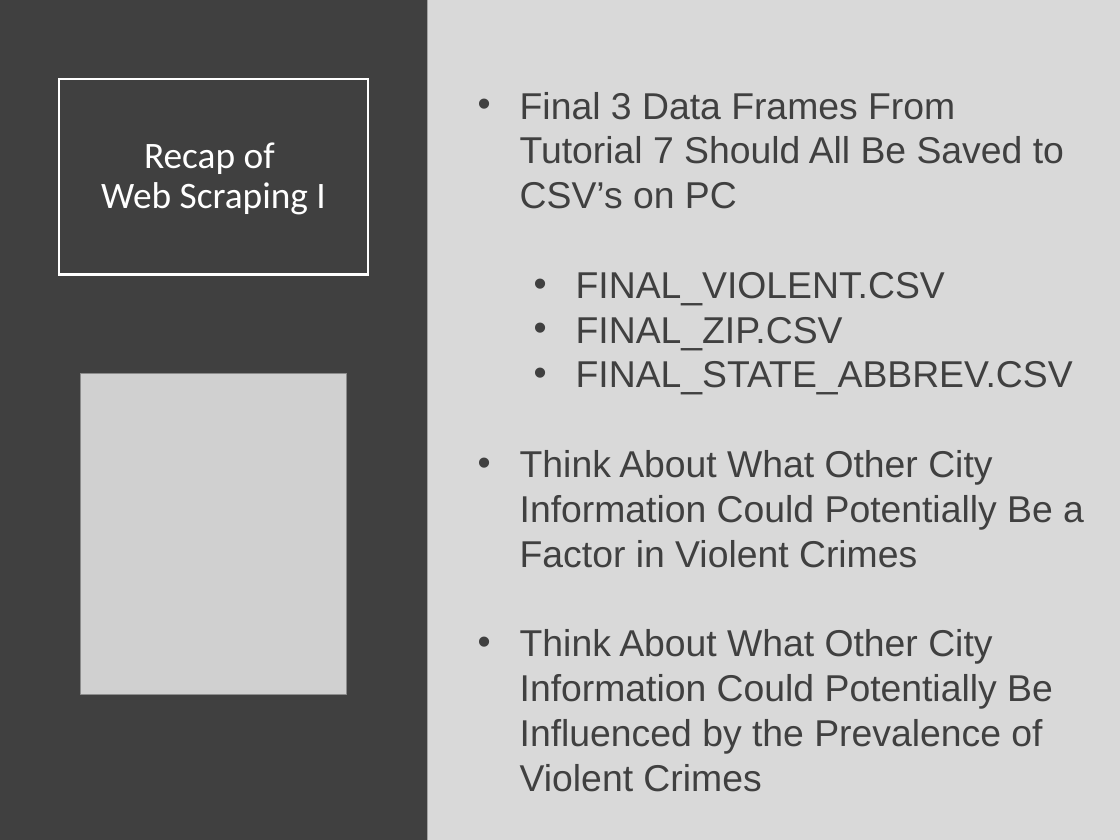
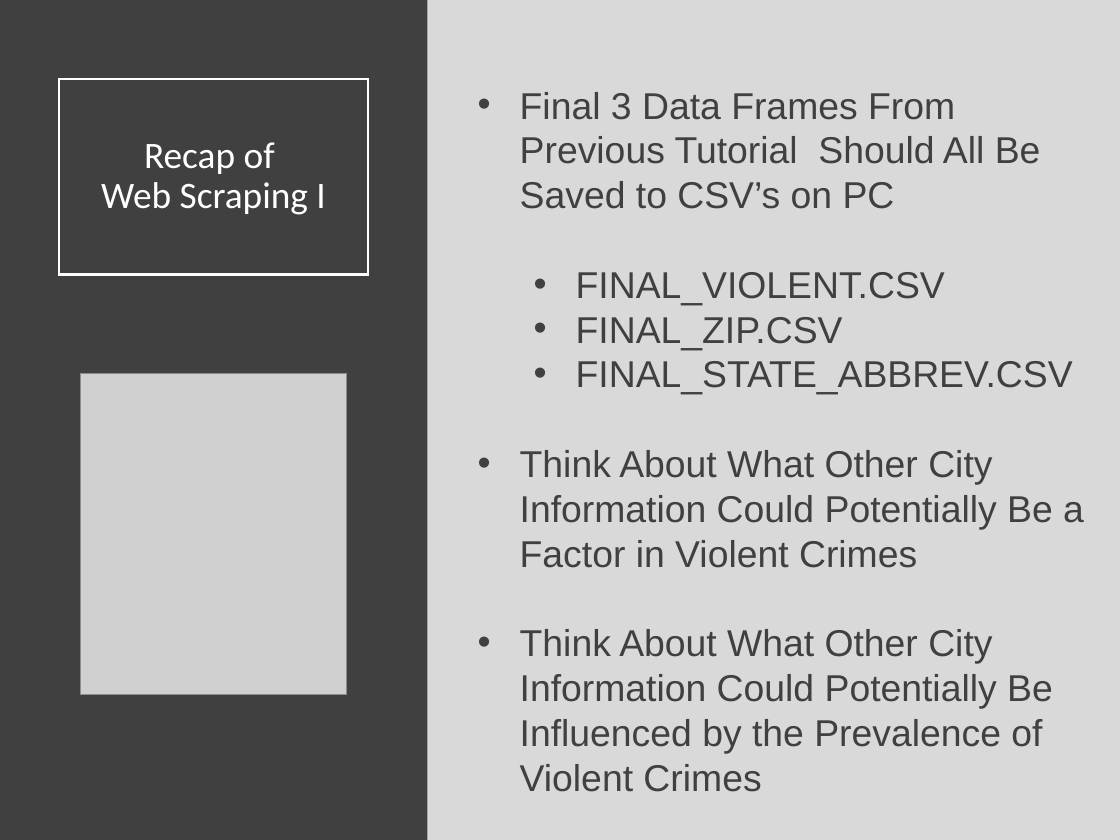
Before and after one commit to Yixf-Self/STOR320_WEBSITE, a slide deck: slide 2 of Lecture/Web Scraping 2/Web_Scraping_2_Lecture.pptx. Drawn at 1120x840 pixels with LibreOffice and Linux fonts; fonts in the diff are those of the drawing; grey boxes stand for pictures. Boxes give left, top, right and bottom in pixels: in the first picture for what was removed or moved away, otherwise in the second. Text is boxed around its words. In the diff, an @@ line names an element or a change of style, - is before the commit and + after.

```diff
--- a/Lecture/Web Scraping 2/Web_Scraping_2_Lecture.pptx
+++ b/Lecture/Web Scraping 2/Web_Scraping_2_Lecture.pptx
@@ text at bbox=[520, 92, 1041, 209]: text changed @@
-• Final 3 Data Frames From Tutorial 7 Should All Be Saved to CSV’s on PC
+• Final 3 Data Frames From Previous Tutorial Should All Be Saved to CSV’s on PC
```
Also in this commit, not shown: 1 other slide changed, 4 other files.
